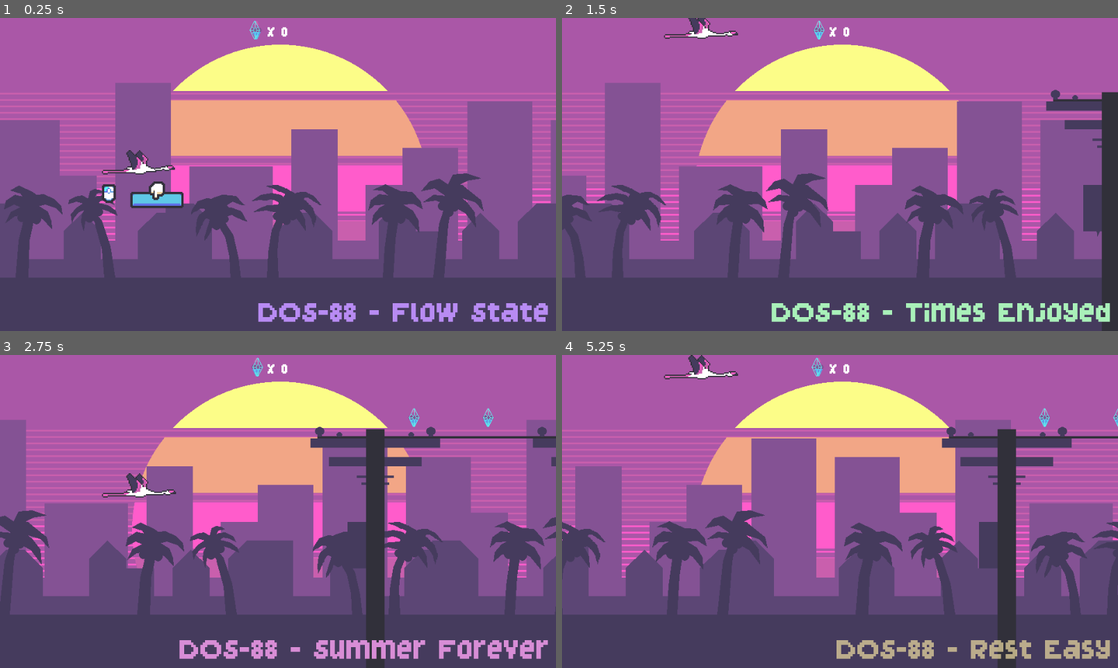
Above: before the commit, frames 1-4 (two rows, left to right).
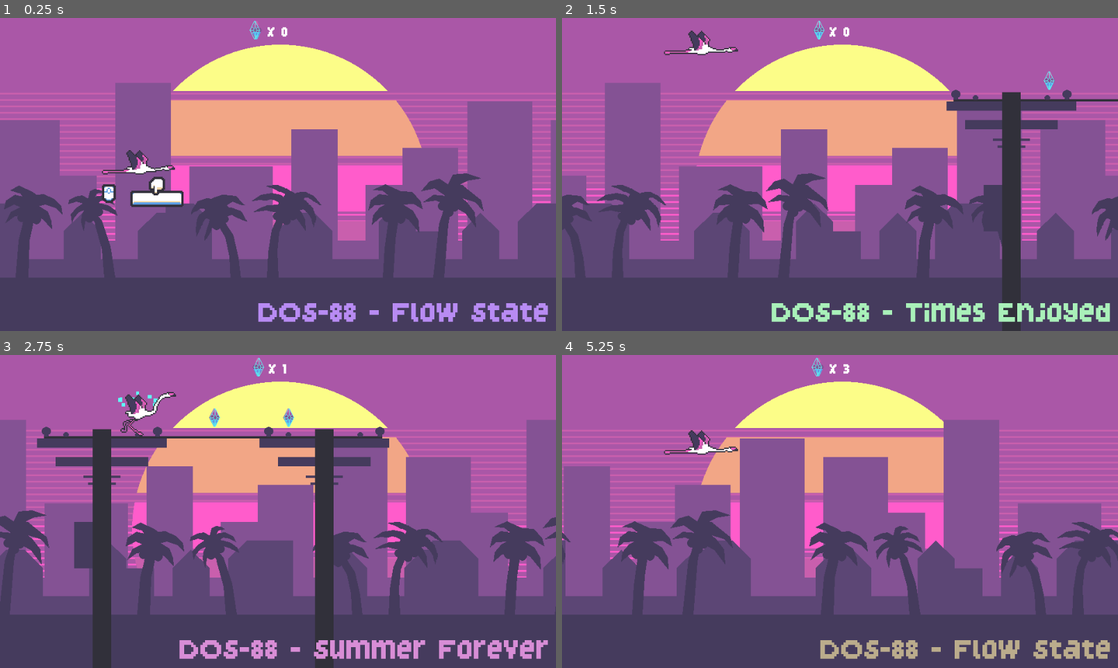
Above: after the commit, the same moments.

Repository: LordSingulo/neon-dream-flamingo
Game: Godot game, scene res://scenes/game_scene.tscn
The game is run twice, just before and just after one commit, with the same random seed, the same clock (stepped at 60 frames per second) and the same inputs. Sound files missing from this copy of the repository are replaced by a short silence.
Inputs:
- Up to frame 1 (0.25 s): no input
- Up to frame 2 (1.5 s): tap Space (action_jump) at 0.77, 1.07 s
- Up to frame 3 (2.75 s): tap Space (action_jump) at 1.52, 1.82 s
- Up to frame 4 (5.25 s): tap Space (action_jump) at 3.02, 3.32, 3.77, 4.07, 4.52, 4.82 s

The runs differ from the first frame. In frame 1, 0.5% of the frame differs, in the area x 18-33%, y 50-61%; in frame 2, 7.4%; in frame 3, 13%; in frame 4, 23%, in the area x 0-100%, y 0-100%.

Commit message:
Switch to physics processing, should fix inconsistent behavior, made obstacles gradually come in faster and more often

Diff:
--- a/project.godot
+++ b/project.godot
@@ -9,12 +9,18 @@
 config_version=4
 
 _global_script_classes=[ {
+"base": "KinematicBody2D",
+"class": "Obstacle",
+"language": "GDScript",
+"path": "res://scripts/obstacle.gd"
+}, {
 "base": "Resource",
 "class": "SongInfo",
 "language": "GDScript",
 "path": "res://scripts/song_info.gd"
 } ]
 _global_script_class_icons={
+"Obstacle": "",
 "SongInfo": ""
 }
 
--- a/scenes/game_scene.tscn
+++ b/scenes/game_scene.tscn
@@ -288,7 +288,7 @@
 [node name="Player" parent="." instance=ExtResource( 3 )]
 position = Vector2( 240, 270 )
 scale = Vector2( 2, 2 )
-jump_strength = 8.0
+jump_strength = 10.0
 
 [node name="Camera2D" type="Camera2D" parent="."]
 offset = Vector2( 480, 270 )
@@ -308,7 +308,6 @@
 scale = Vector2( 2, 2 )
 frames = SubResource( 8 )
 animation = "press"
-frame = 1
 playing = true
 
 [node name="ClickSprite" type="AnimatedSprite" parent="TutorialLayer"]
@@ -316,7 +315,6 @@
 scale = Vector2( 2, 2 )
 frames = SubResource( 13 )
 animation = "press"
-frame = 1
 playing = true
 
 [connection signal="pressed" from="GameOverCanvas/GameOverContainer/RetryButton" to="." method="_on_RetryButton_pressed"]
--- a/scripts/game_scene.gd
+++ b/scripts/game_scene.gd
@@ -34,16 +34,16 @@
 
 func spawn_obstacle():
 	if not Globals.game_over:
-		var new_obstacle
+		var new_obstacle: Obstacle
 		if spawned_obstacle_count % 6 != 0 or spawned_obstacle_count == 0:
 			new_obstacle = obstacles[randf() * obstacles.size()].instance()
 		else:
 			new_obstacle = billboard.instance()
-
+		new_obstacle.move_speed = 8 + int(spawned_obstacle_count / 6)
 		new_obstacle.position.x = ProjectSettings.get("display/window/size/width")
 		get_tree().current_scene.add_child(new_obstacle)
-		# Minimum 1 sec, max 3
-		var wait_time = (randf() * 2.0) + 1.5
+
+		var wait_time = (randf() * 2.0) + (clamp(5 - int(spawned_obstacle_count / 6), 1.5, 5 - int(spawned_obstacle_count / 6)))
 		obstacle_spawn_timer.start(wait_time)
 		spawned_obstacle_count += 1
 
--- a/scripts/obstacle.gd
+++ b/scripts/obstacle.gd
@@ -1,7 +1,8 @@
+class_name Obstacle
 extends KinematicBody2D
 onready var sprite = $Sprite
 
-export var move_speed = 4.0
+export var move_speed = 8.0
 export var goes_up_and_down = false
 var game_ended = false
 
@@ -9,7 +10,7 @@
 	var _error = Globals.connect("game_ended", self, "_on_game_ended")
 	_error = Globals.connect("game_reset", self, "_on_game_reset")
 
-func _process(_delta):
+func _physics_process(_delta):
 	if !game_ended:
 		var collision = move_and_collide(Vector2.LEFT * move_speed)
 		position.y = 348
--- a/scripts/player.gd
+++ b/scripts/player.gd
@@ -10,8 +10,8 @@
 export var flap_sound: AudioStreamSample = preload("res://audio/flap.wav")
 export var collision_sound: AudioStreamSample = preload("res://audio/collision.wav")
 
-export var gravity = 16.0
-export var jump_strength = 8.0
+export var gravity = 20.0
+export var jump_strength = 10.0
 
 var vertical_speed = 0.0
 var waiting = true
@@ -23,7 +23,7 @@
 	_error = Globals.connect("game_reset", self, "_on_game_reset")
 	sprite.play("bop")
 
-func _process(delta):
+func _physics_process(delta):
 	# Add gravity
 	if !waiting:
 		vertical_speed -= gravity * delta
@@ -80,7 +80,7 @@
 	audio_player.stream = collision_sound
 	audio_player.play()
 	feathers.restart()
-	set_process(false)
+	set_physics_process(false)
 	set_process_input(false)
 
 func _on_done_waiting():
@@ -93,7 +93,7 @@
 	feathers.emitting = false
 	waiting = true
 	Globals.landed = false
-	set_process(true)
+	set_physics_process(true)
 	set_process_input(true)
 	vertical_speed = 0
 	var _error = Globals.connect("done_waiting", self, "_on_done_waiting")
Not shown, removed: build/index.apple-touch-icon.png.import
Not shown, removed: build/index.icon.png.import
Not shown, removed: build/index.png.import
Not shown, added: build/Neon Dream Flamingo.zip
Not shown, changed: build/Neon Strike Ultra.zip
Not shown, changed: build/index.html
Not shown, changed: build/index.js
Not shown, changed: build/index.pck
Not shown, changed: build/index.wasm
